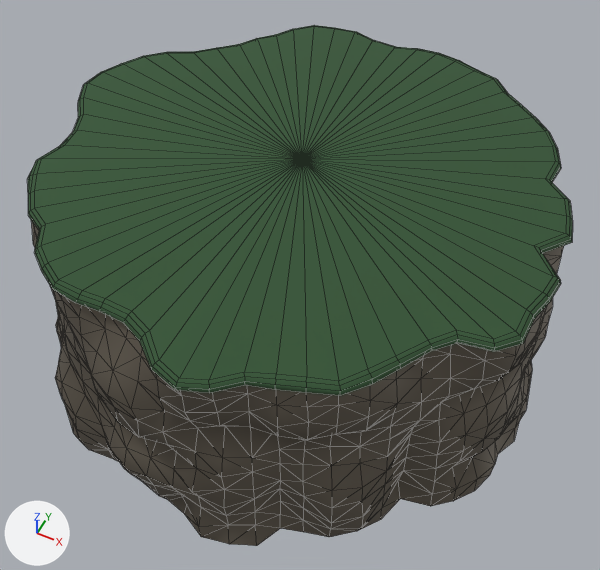
Two versions of the OBJ model source/assets/models/grounds/cliff-1.obj, one commit apart.
Both versions are drawn from a camera (50 mm lens) standing at (6.59, -13.2, 15.54) and looking at (0.22, -0.46, -0.38). Every picture has the same lights, and +X, +Y and +Z are marked at lower left. Mesh edges are drawn as thin lines. Where no turn or scale is listed for an object, it has been applied to the vertices.

The first picture shows 'Cliff_Cylinder', 'Grass_Cylinder.001'.
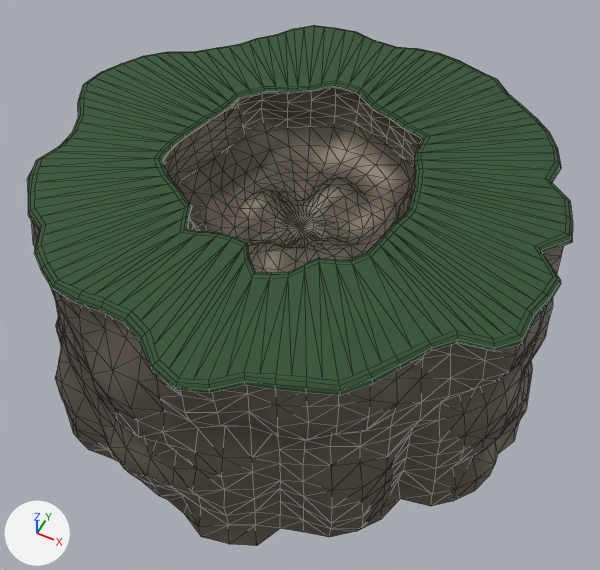
Commit message: Add a lake on the cliff island

Changed parts and their boxes [x1, y1, x2, y2] in the pictures (600 x 570 px):
'Lake_Cylinder.002', added
    after: [163, 87, 422, 273]
part 1 of me_grass_cylinder_001, added
    after: [31, 25, 570, 386]

Patch to the scene script:
```diff
--- a/source/assets/models/grounds/cliff-1.obj.py
+++ b/source/assets/models/grounds/cliff-1.obj.py
@@ me_grass_cylinder_001 @@
 # used by ob_grass_cylinder_001; location = (0.0, 0.0, 0.0)
-me_grass_cylinder_001.from_pydata(...)  # 321 vertices, 321 faces; spans x -6.57..6.27, y -6.41..6.08, z 2.78..3.25
+me_grass_cylinder_001.from_pydata(...)  # 832 vertices, 832 faces; spans x -6.57..6.27, y -6.41..6.08, z 2.78..3.18
+# me_grass_cylinder_001 part 1: 512 vertices added at x -6.38..6.05, y -6.15..5.81, z 2.79..3.18
 me_grass_cylinder_001.materials.append(mat_grass)
@@ me_lake_cylinder_002 @@
+me_lake_cylinder_002.from_pydata(...)  # 417 vertices, 800 faces; spans x -3.09..2.82, y -3.53..3.34, z 0.98..3.07
+me_lake_cylinder_002.materials.append(mat_stone)  # brown #70685c
@@ ob_lake_cylinder_002 @@
+ob_lake_cylinder_002 = bpy.data.objects.new('Lake_Cylinder.002', me_lake_cylinder_002)
+ob_lake_cylinder_002.location = (0.0, 0.0, 0.0)
```
